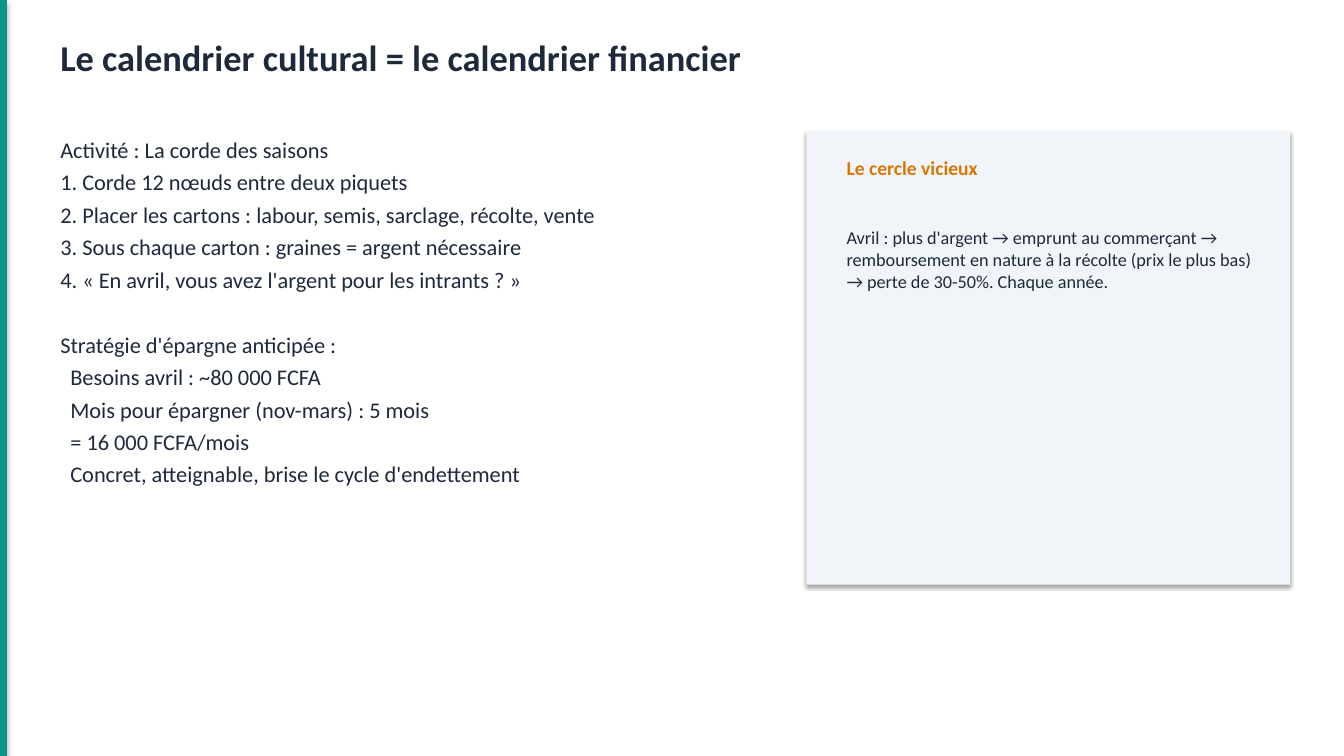
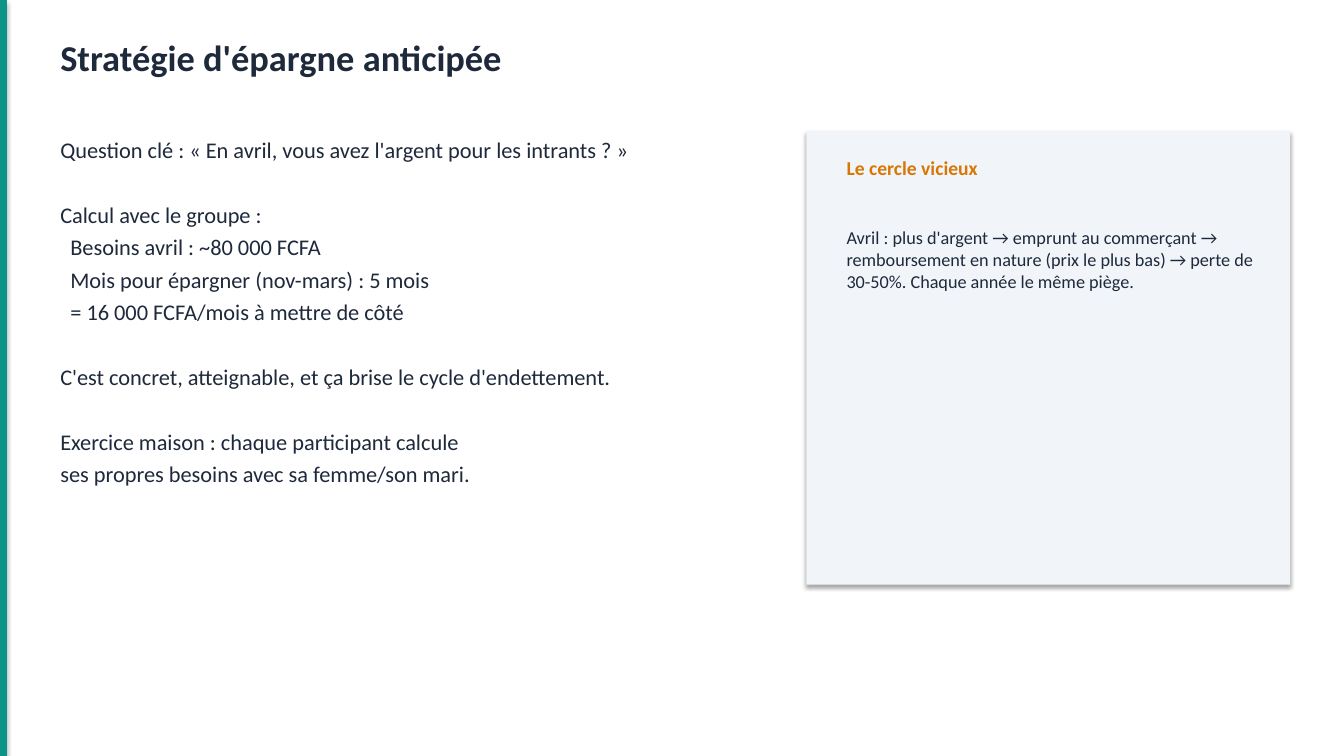
Before and after one commit to Louistatch/portefolio, a slide deck: slide 27 of TOF-FIN-01_Gestion_Financiere_Paysanne.pptx (slide 25 before the commit). Drawn at 1344x756 pixels with LibreOffice and Linux fonts; fonts in the diff are those of the drawing. Boxes give left, top, right and bottom in pixels: in the first picture for what was removed or moved away, otherwise in the second. Text is boxed around its words. In the diff, an @@ line names an element or a change of style, - is before the commit and + after.

```diff
--- a/TOF-FIN-01_Gestion_Financiere_Paysanne.pptx
+++ b/TOF-FIN-01_Gestion_Financiere_Paysanne.pptx
@@ text at [60, 45, 502, 77]: text changed @@
-Le calendrier cultural = le calendrier financier
+Stratégie d'épargne anticipée
@@ text at [60, 142, 596, 227]: text changed @@
-Activité : La corde des saisons
-1. Corde 12 nœuds entre deux piquets
-2. Placer les cartons : labour, semis, sarclage, récolte, vente
-3. Sous chaque carton : graines = argent nécessaire
-4. « En avril, vous avez l'argent pour les intrants ? »
-Stratégie d'épargne anticipée :
+Question clé : « En avril, vous avez l'argent pour les intrants ? »
+Calcul avec le groupe :
@@ text at [847, 231, 1253, 291]: text changed @@
-Avril : plus d'argent → emprunt au commerçant → remboursement en nature à la récolte (prix le plus bas) → perte de 30-50%. Chaque année.
+Avril : plus d'argent → emprunt au commerçant → remboursement en nature (prix le plus bas) → perte de 30-50%. Chaque année le même piège.
@@ text at [60, 304, 610, 486]: text changed @@
-= 16 000 FCFA/mois
-Concret, atteignable, brise le cycle d'endettement
+= 16 000 FCFA/mois à mettre de côté
+C'est concret, atteignable, et ça brise le cycle d'endettement.
+Exercice maison : chaque participant calcule
+ses propres besoins avec sa femme/son mari.
```
Also in this commit, not shown: 31 other slides changed, 6 slides added, 3 slides removed, 13 other files.
